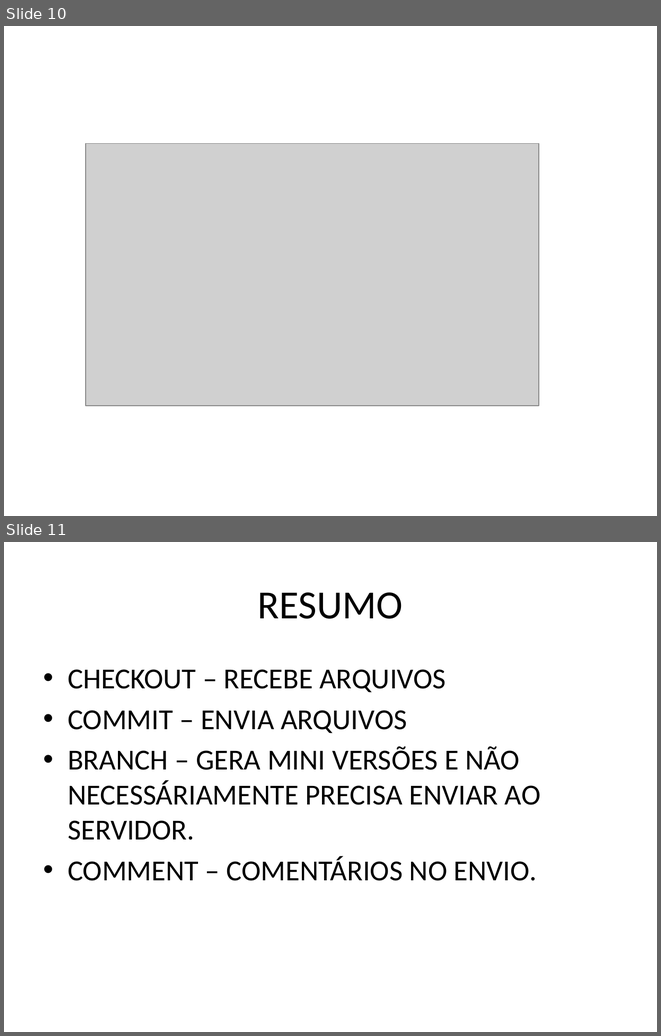
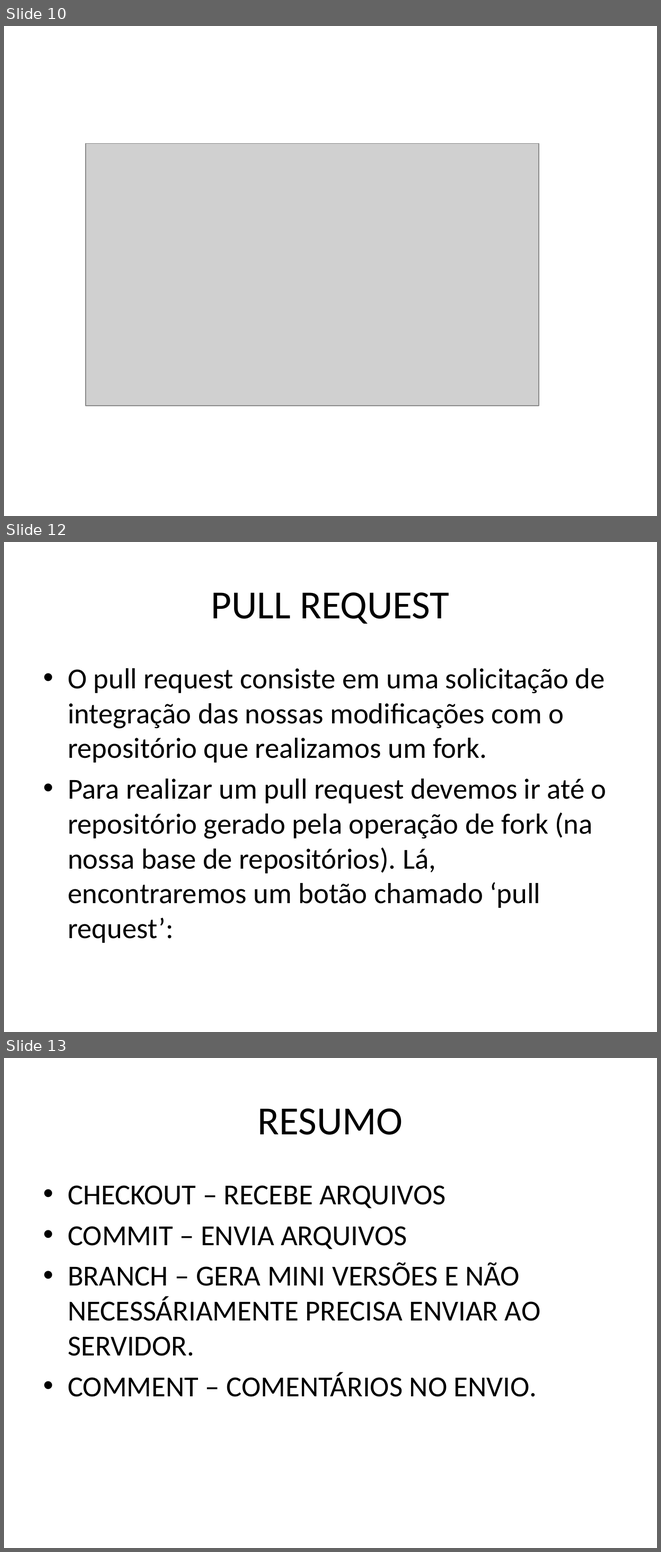
Before and after one commit to feliperoecker/tei, a slide deck: GIT.pptx. Shown one above the other, each under a label of ours: slides 10 and 11 before the commit, slides 10, 12 and 13 after it; the slides between them are not shown. The pictures are 661x1036 and 661x1552 pixels, drawn with LibreOffice and Linux fonts; fonts in the diff are those of the drawing; grey boxes stand for pictures. Boxes give left, top, right and bottom in pixels: in the first picture for what was removed or moved away, otherwise in the second. Text is boxed around its words. In the diff, an @@ line names an element or a change of style, - is before the commit and + after.

```diff
--- a/GIT.pptx
+++ b/GIT.pptx
@@ slide 12 added at (x1=4, y1=542, x2=657, y2=1032), background #FFFFFF @@
@@ title added at (x1=211, y1=592, x2=449, y2=624), 44 pt, text #000000 @@
+PULL REQUEST
@@ text added at (x1=68, y1=668, x2=607, y2=943), 32 pt, text #000000 @@
+• O pull request consiste em uma solicitação de integração das nossas modificações com o repositório que realizamos um fork.
+• Para realizar um pull request devemos ir até o repositório gerado pela operação de fork (na nossa base de repositórios). Lá, encontraremos um botão chamado ‘pull request’:
@@ what was slide 11 is now slide 13 @@
```
Also in this commit, not shown: 2 slides changed, 1 other slide added, 1 other file.
